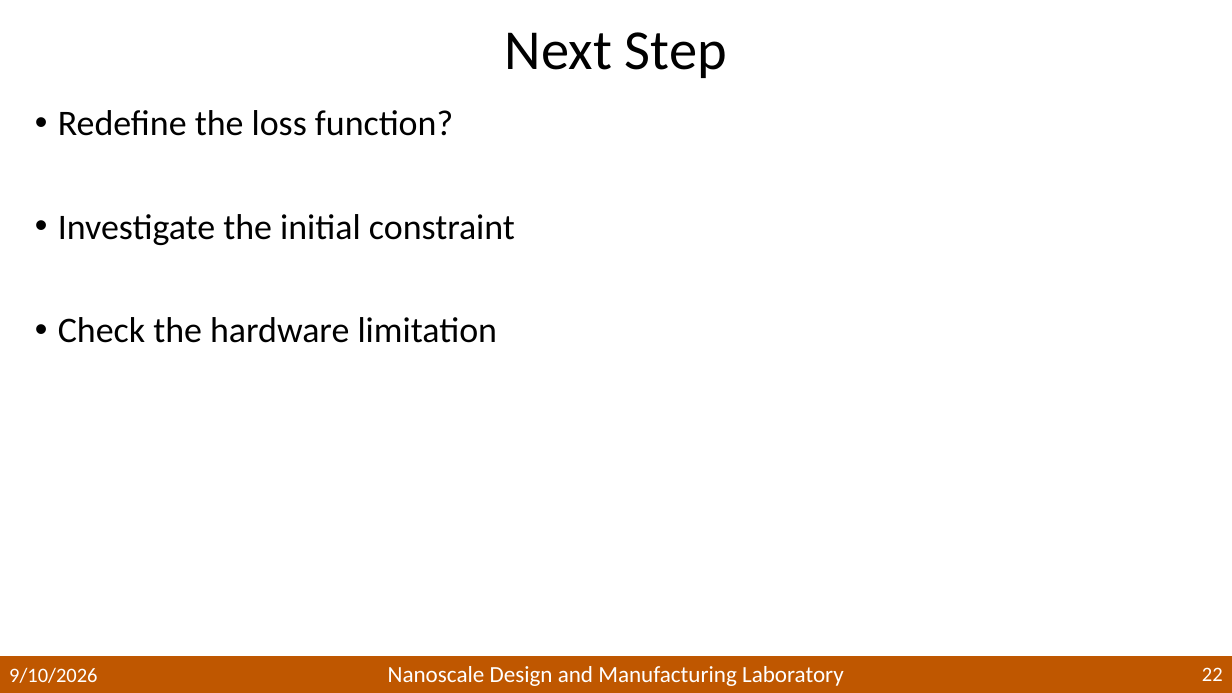
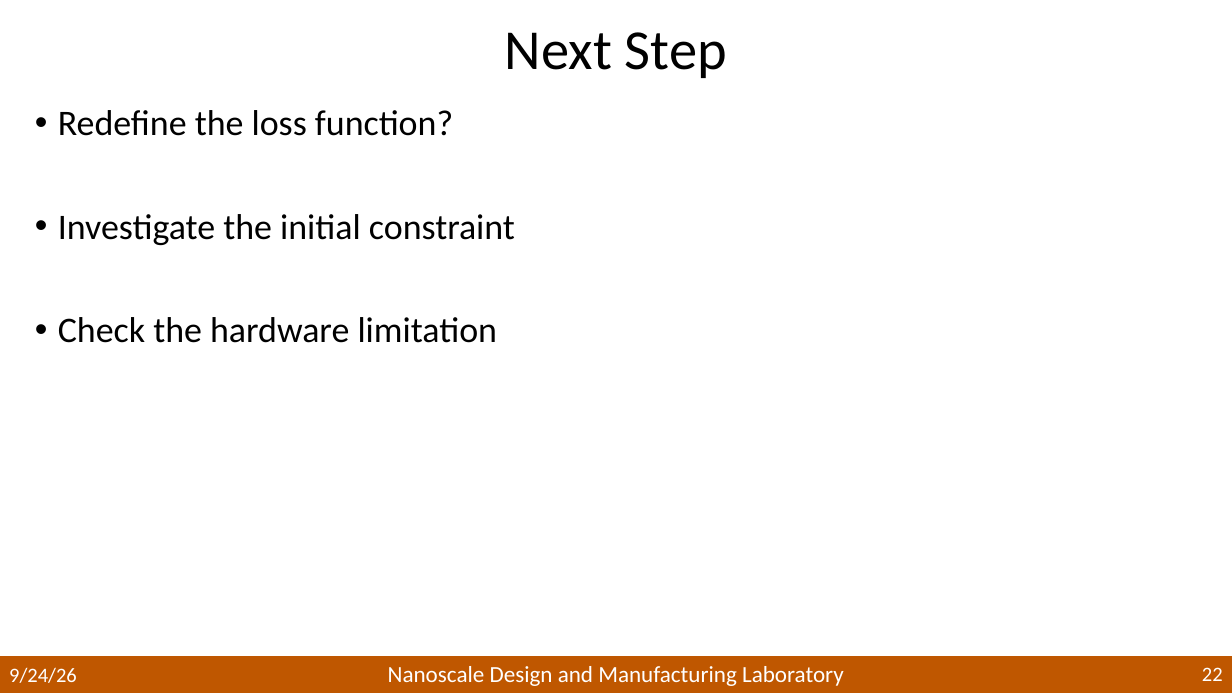
Before and after one commit to 7jadenwang/AIE-2D, a slide deck: slide 22 of presentations/AIE_control_2026.pptx. Drawn at 1232x693 pixels with LibreOffice and Linux fonts; fonts in the diff are those of the drawing; background and template pictures are left out. Boxes give left, top, right and bottom in pixels: in the first picture for what was removed or moved away, otherwise in the second. Text is boxed around its words. In the diff, an @@ line names an element or a change of style, - is before the commit and + after.

```diff
--- a/presentations/AIE_control_2026.pptx
+++ b/presentations/AIE_control_2026.pptx
@@ text at <box>9,667,77,683</box>: text changed @@
-9/10/2026
+9/24/26
```
Also in this commit, not shown: 29 other slides changed.
